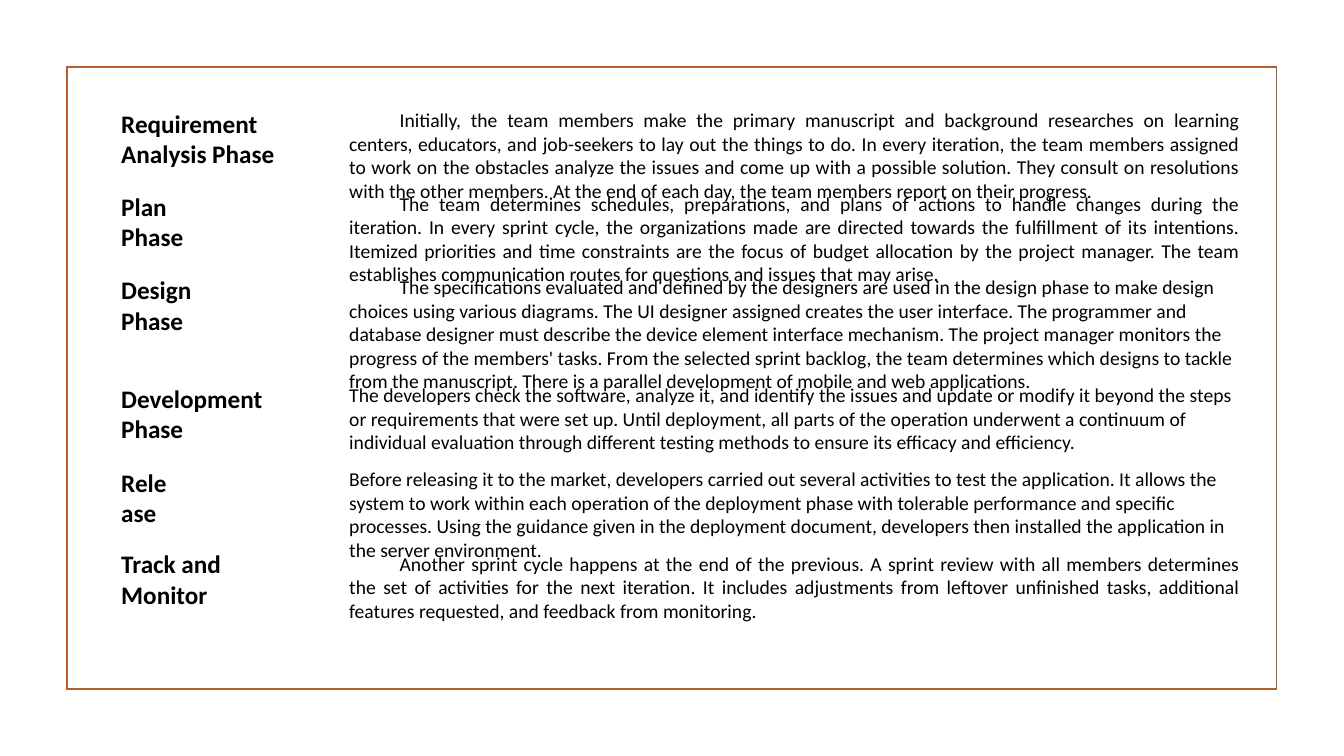
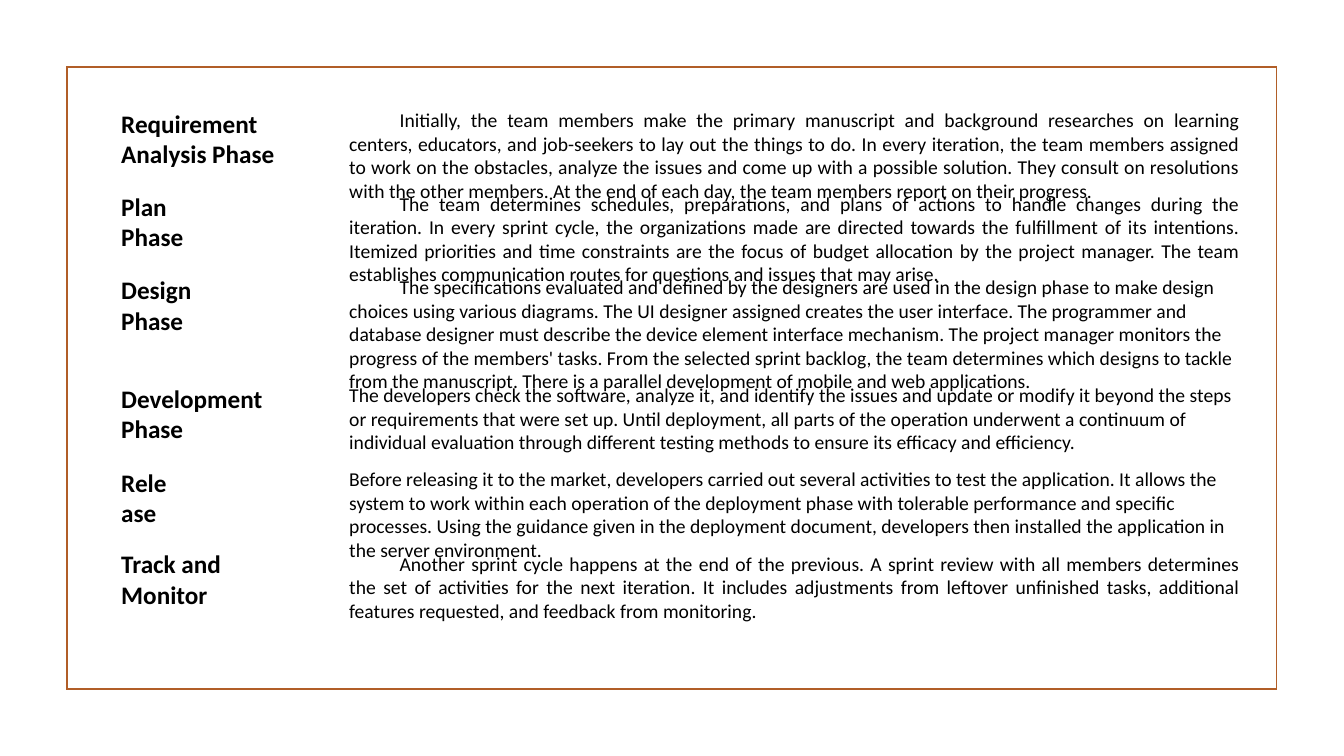
Before and after one commit to Capstone-iMPaCt/Capstone41, a slide deck: slide 9 of Defense Presentation Resources/iLearnCentral.pptx. Drawn at 1344x756 pixels with LibreOffice and Linux fonts; fonts in the diff are those of the drawing; background and template pictures are left out. Boxes give left, top, right and bottom in pixels: in the first picture for what was removed or moved away, otherwise in the second. Text is boxed around its words. In the diff, an @@ line names an element or a change of style, - is before the commit and + after.

```diff
--- a/Defense Presentation Resources/iLearnCentral.pptx
+++ b/Defense Presentation Resources/iLearnCentral.pptx
@@ text at bbox=[349, 113, 1239, 204]: text changed @@
-Initially, the team members make the primary manuscript and background researches on learning centers, educators, and job-seekers to lay out the things to do. In every iteration, the team members assigned to work on the obstacles analyze the issues and come up with a possible solution. They consult on resolutions with the other members. At the end of each day, the team members report on their progress.
+Initially, the team members make the primary manuscript and background researches on learning centers, educators, and job-seekers to lay out the things to do. In every iteration, the team members assigned to work on the obstacles, analyze the issues and come up with a possible solution. They consult on resolutions with the other members. At the end of each day, the team members report on their progress.
```
